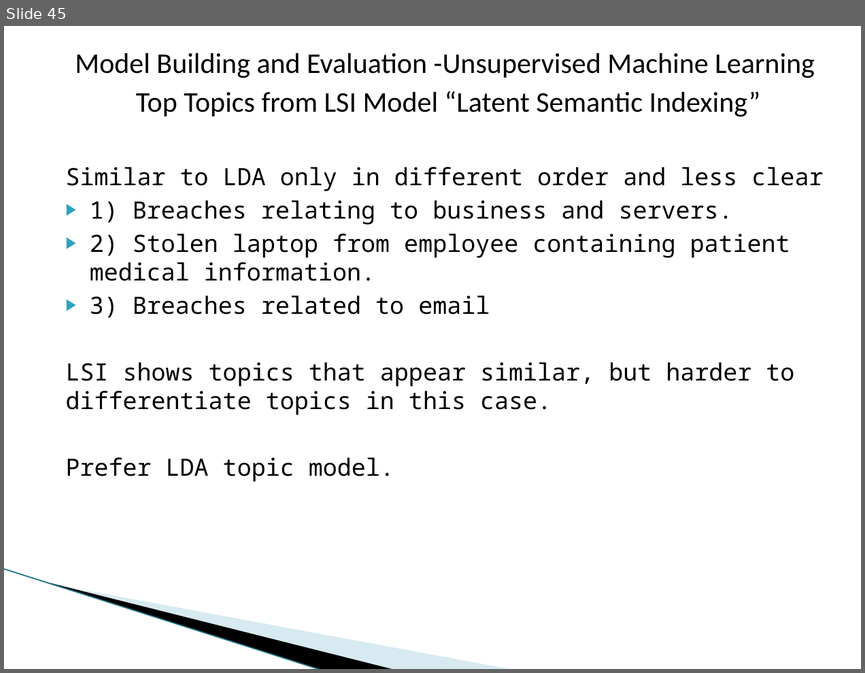
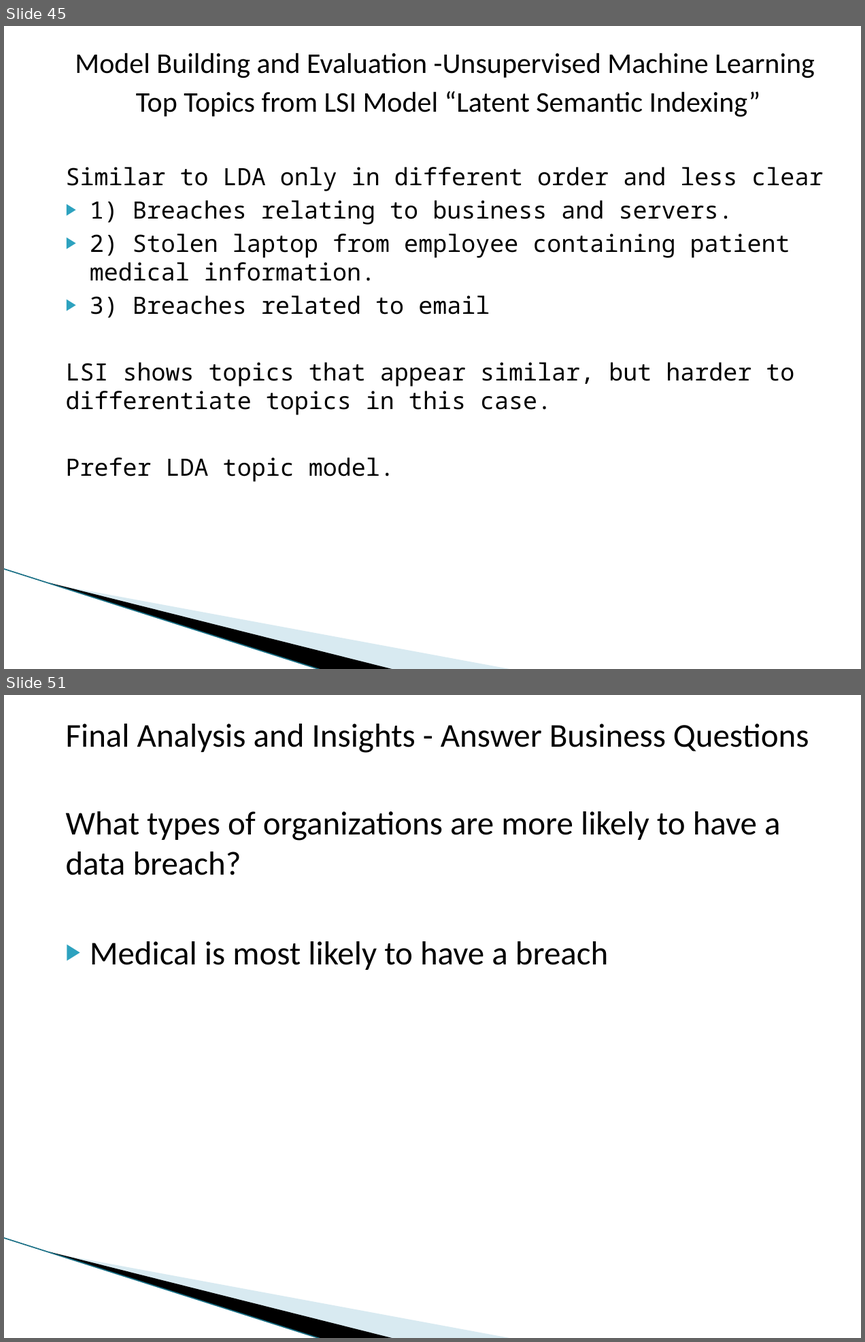
Before and after one commit to dmrod01/Capstone, a slide deck: Final Analysis - Data Capstone Project - Data Breaches.pptx. Shown one above the other, each under a label of ours: slide 45 before the commit, slides 45 and 51 after it; the slides between them are not shown. The pictures are 865x673 and 865x1342 pixels, drawn with LibreOffice and Linux fonts; fonts in the diff are those of the drawing; background and template pictures are left out. Boxes give left, top, right and bottom in pixels: in the first picture for what was removed or moved away, otherwise in the second. Text is boxed around its words. In the diff, an @@ line names an element or a change of style, - is before the commit and + after.

```diff
--- a/Final Analysis - Data Capstone Project - Data Breaches.pptx
+++ b/Final Analysis - Data Capstone Project - Data Breaches.pptx
@@ slide 51 added at <box>4,695,861,1338</box>, background #FFFFFF; not listed: 3 template elements that a slide beside it also shows @@
@@ text added at <box>66,724,808,970</box>, 28 pt, text #000000 @@
+Final Analysis and Insights - Answer Business Questions
+What types of organizations are more likely to have a data breach?
+▶ Medical is most likely to have a breach
```
Also in this commit, not shown: 1 slide changed, 22 other slides added, 2 other files.
